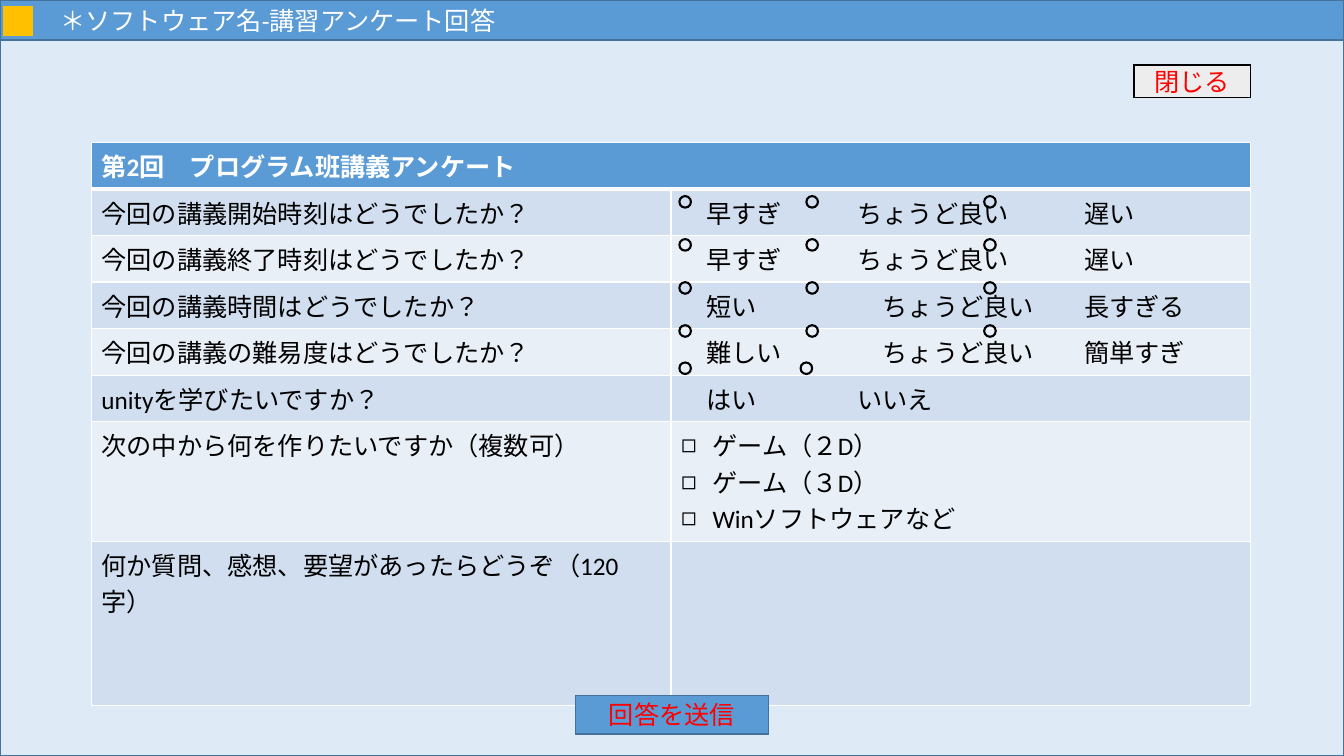
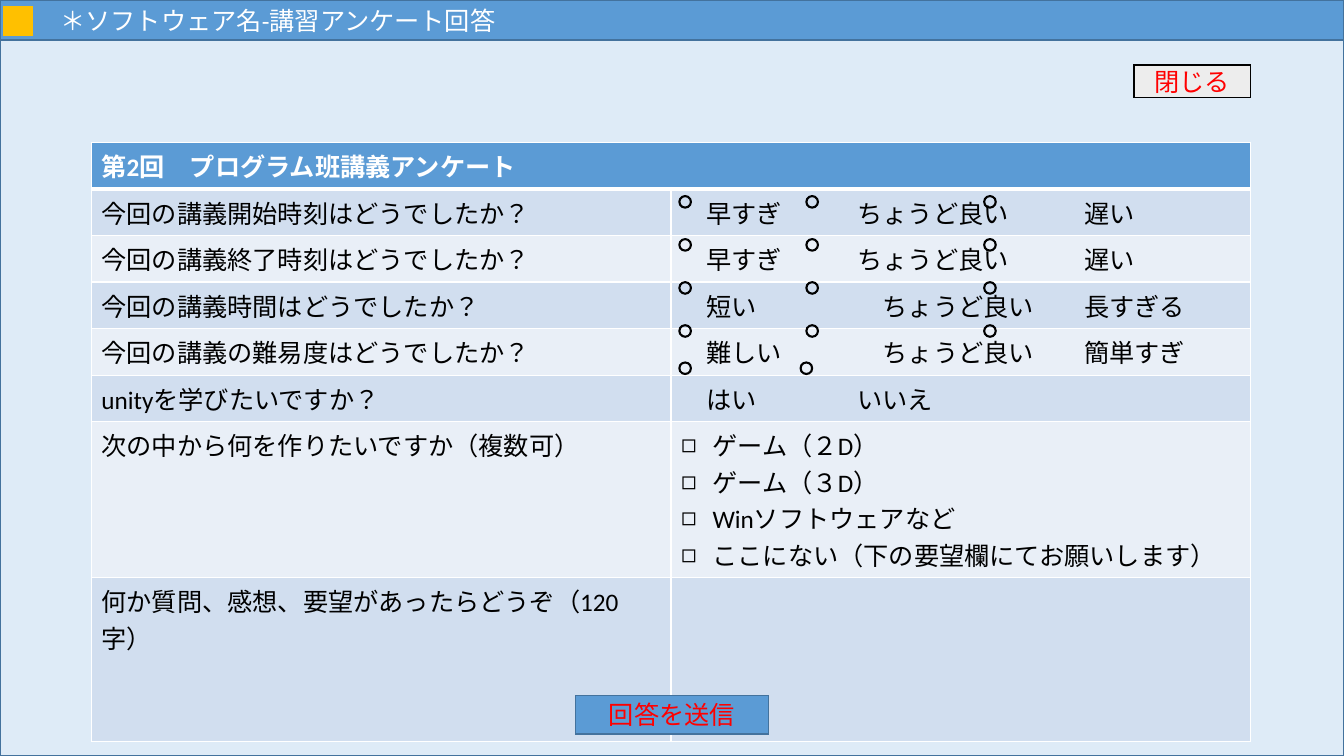
Before and after one commit to MNB-oda/MNB, a slide deck: slide 32 of 提出課題/外部設計書/画面設計.pptx. Drawn at 1344x756 pixels with LibreOffice and Linux fonts; fonts in the diff are those of the drawing. Boxes give left, top, right and bottom in pixels: in the first picture for what was removed or moved away, otherwise in the second. Text is boxed around its words. In the diff, an @@ line names an element or a change of style, - is before the commit and + after.

Commit message:
画面遷移とりま完成。各自目を通してレビューお願いしたい

```diff
--- a/提出課題/外部設計書/画面設計.pptx
+++ b/提出課題/外部設計書/画面設計.pptx
@@ table at box(92, 142, 1251, 680) @@
-row 7, column 2: ゲーム（２D） / ゲーム（３D） / Winソフトウェアなど
+row 7, column 2: ゲーム（２D） / ゲーム（３D） / Winソフトウェアなど / ここにない（下の要望欄にてお願いします）
```
Also in this commit, not shown: 10 other slides changed, 4 slides added.
